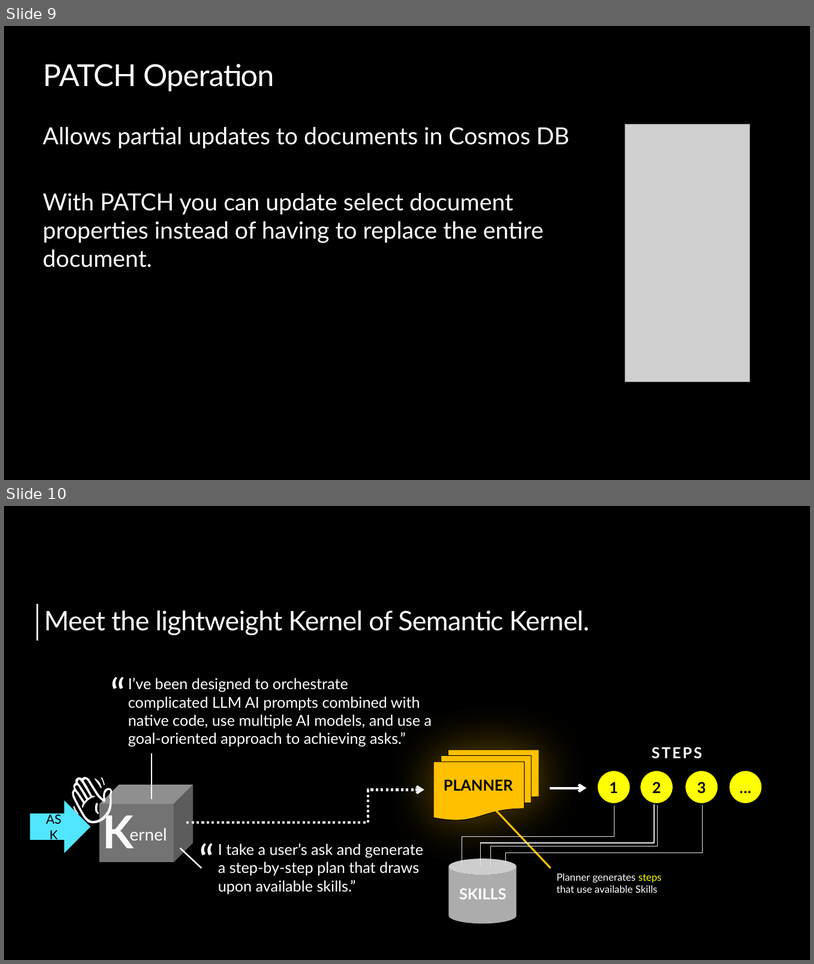
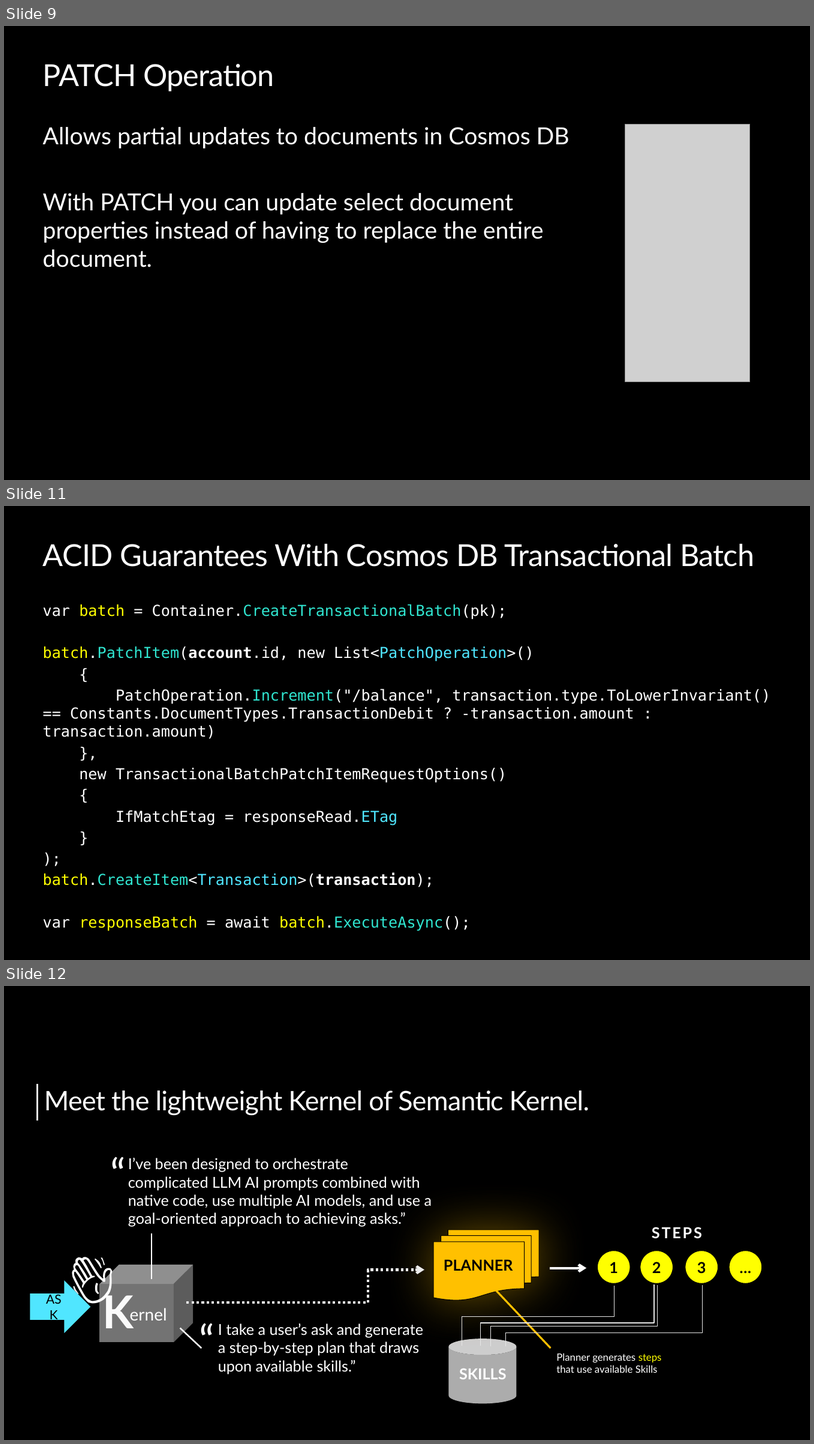
Before and after one commit to joelhulen/Real-Time-Transactions-Hackathon, a slide deck: Cosmos_DB_Payments_Tech_Scenario_Attendee_Coach_Deck.pptx. Shown one above the other, each under a label of ours: slides 9 and 10 before the commit, slides 9, 11 and 12 after it; the slides between them are not shown. The pictures are 814x964 and 814x1444 pixels, drawn with LibreOffice and Linux fonts; fonts in the diff are those of the drawing; grey boxes stand for pictures; background and template pictures are left out. Boxes give left, top, right and bottom in pixels: in the first picture for what was removed or moved away, otherwise in the second. Text is boxed around its words. In the diff, an @@ line names an element or a change of style, - is before the commit and + after.

```diff
--- a/Cosmos_DB_Payments_Tech_Scenario_Attendee_Coach_Deck.pptx
+++ b/Cosmos_DB_Payments_Tech_Scenario_Attendee_Coach_Deck.pptx
@@ slide 11 added at box(4, 506, 810, 960), background #000000 @@
@@ title added at box(43, 544, 755, 567), 36 pt, text #FFFFFF @@
+ACID Guarantees With Cosmos DB Transactional Batch
@@ text added at box(43, 604, 771, 931), 18 pt, text #FFFFFF @@
+var batch = Container.CreateTransactionalBatch(pk);
+batch.PatchItem(account.id, new List<PatchOperation>()
+{
+PatchOperation.Increment("/balance", transaction.type.ToLowerInvariant() == Constants.DocumentTypes.TransactionDebit ? -transaction.amount : transaction.amount)
+},
+new TransactionalBatchPatchItemRequestOptions()
+{
+IfMatchEtag = responseRead.ETag
+}
+);
+batch.CreateItem<Transaction>(transaction);
+var responseBatch = await batch.ExecuteAsync();
@@ what was slide 10 is now slide 12 @@
```
Also in this commit, not shown: 5 slides changed, 2 other slides added, 1 slide removed.
